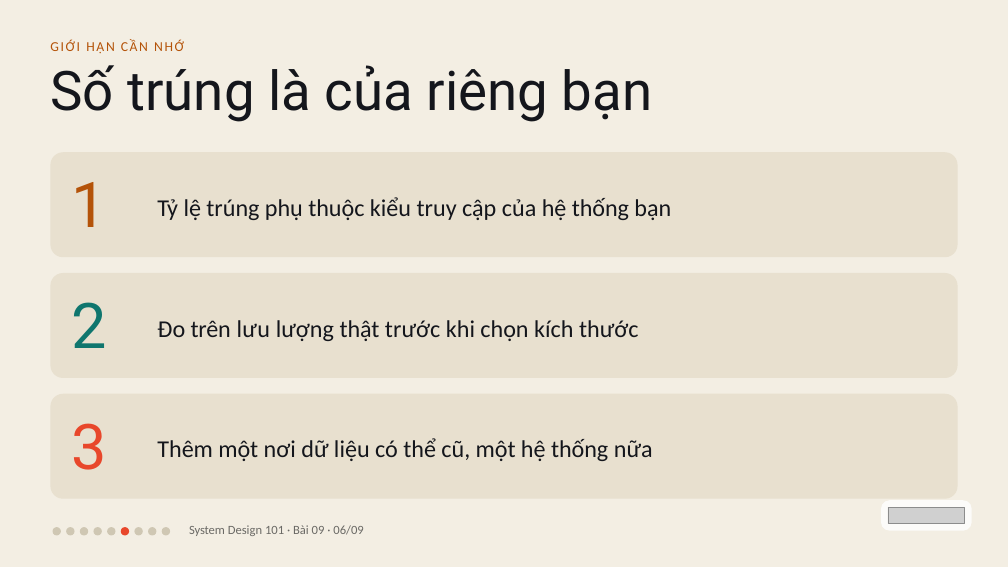
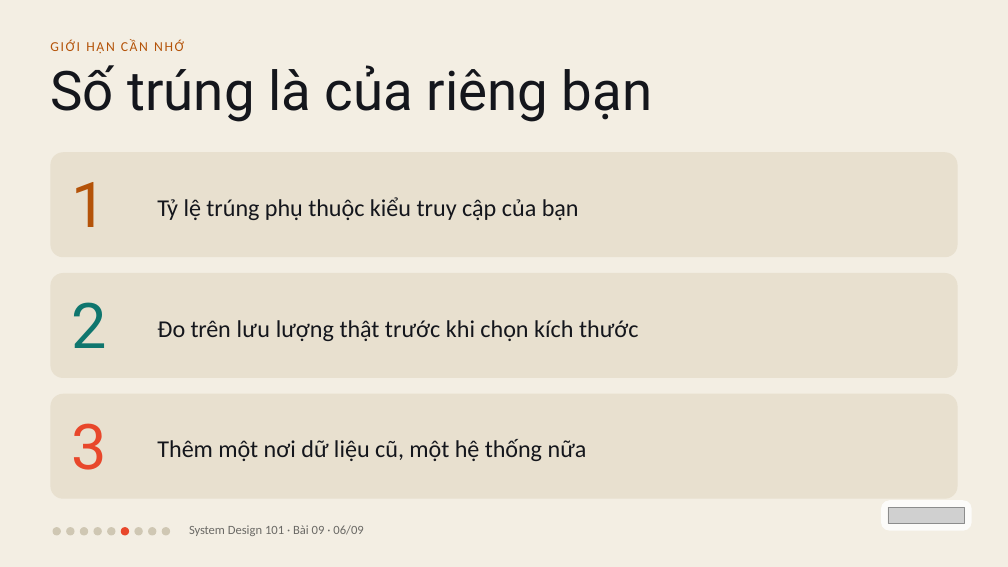
Before and after one commit to vohoailinh90/tool-marketing-studio, a slide deck: slide 6 of system-design-101/vi/lessons/sd-06-009/slides/sd-06-009.pptx. Drawn at 1008x567 pixels with LibreOffice and Linux fonts; fonts in the diff are those of the drawing; grey boxes stand for pictures. Boxes give left, top, right and bottom in pixels: in the first picture for what was removed or moved away, otherwise in the second. Text is boxed around its words. In the diff, an @@ line names an element or a change of style, - is before the commit and + after.

```diff
--- a/system-design-101/vi/lessons/sd-06-009/slides/sd-06-009.pptx
+++ b/system-design-101/vi/lessons/sd-06-009/slides/sd-06-009.pptx
@@ text at <box>157,197,579,220</box>: text changed @@
-Tỷ lệ trúng phụ thuộc kiểu truy cập của hệ thống bạn
+Tỷ lệ trúng phụ thuộc kiểu truy cập của bạn
@@ text at <box>157,439,587,461</box>: text changed @@
-Thêm một nơi dữ liệu có thể cũ, một hệ thống nữa
+Thêm một nơi dữ liệu cũ, một hệ thống nữa
```
Also in this commit, not shown: 1 other slide changed, 1 other file.
